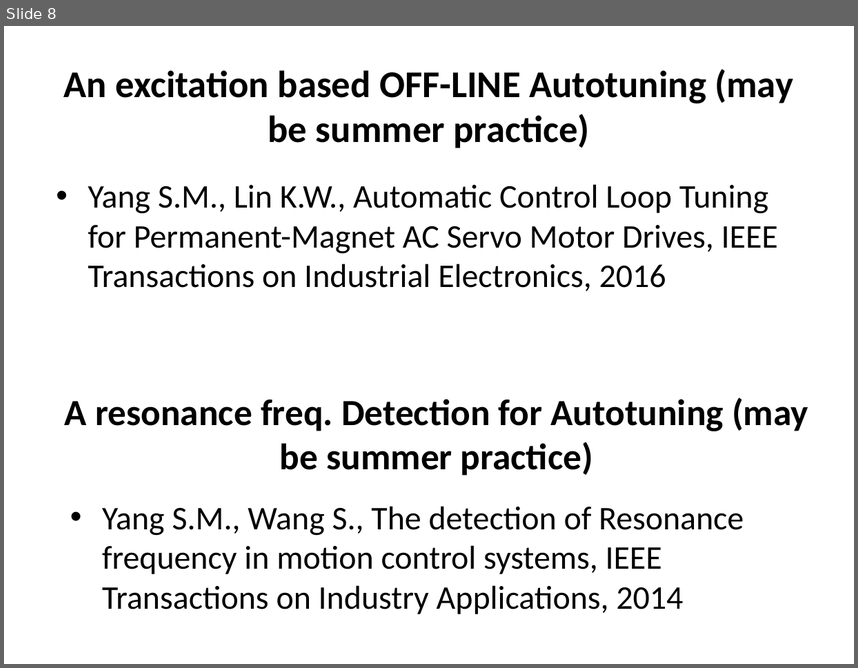
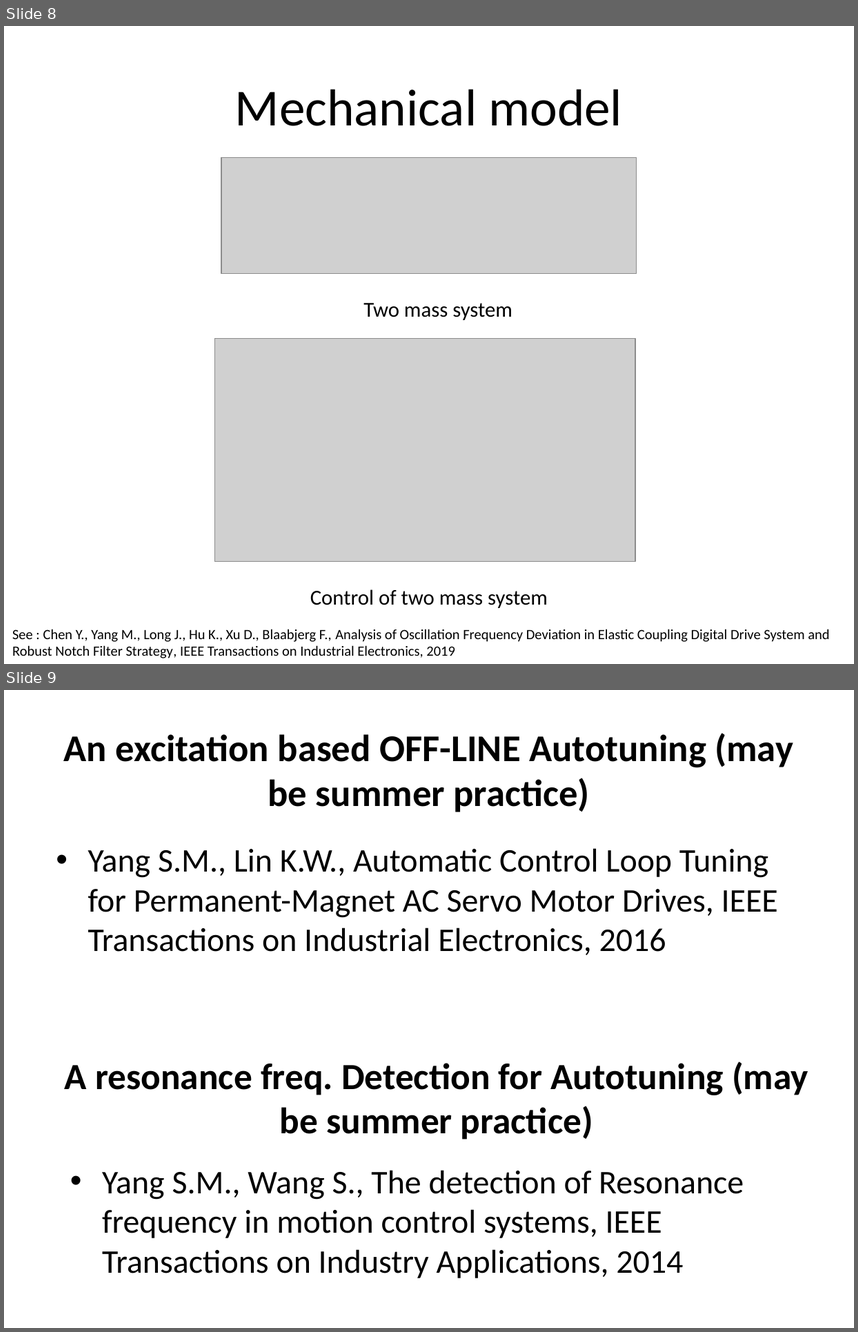
Before and after one commit to SerhatOzkucuk/PhD-Works, a slide deck: Parameter Estimation Works/Arçelik-Online meeting 20.03.2020.pptx. Shown one above the other, each under a label of ours: slide 8 before the commit, slides 8 and 9 after it. The pictures are 858x668 and 858x1332 pixels, drawn with LibreOffice and Linux fonts; fonts in the diff are those of the drawing; grey boxes stand for pictures. Boxes give left, top, right and bottom in pixels: in the first picture for what was removed or moved away, otherwise in the second. Text is boxed around its words. In the diff, an @@ line names an element or a change of style, - is before the commit and + after.

```diff
--- a/Parameter Estimation Works/Arçelik-Online meeting 20.03.2020.pptx
+++ b/Parameter Estimation Works/Arçelik-Online meeting 20.03.2020.pptx
@@ slide 8 added at <box>4,26,854,664</box>, background #FFFFFF @@
@@ title added at <box>235,89,622,126</box>, 44 pt, text #000000 @@
+Mechanical model
@@ picture added at <box>221,158,637,274</box> @@
@@ text added at <box>363,303,513,320</box>, 18 pt, text #000000 @@
+Two mass system
@@ picture added at <box>215,338,635,561</box> @@
@@ text added at <box>310,589,548,608</box>, 18 pt, text #000000 @@
+Control of two mass system
@@ text added at <box>12,628,829,658</box>, 12 pt, text #000000 @@
+See : Chen Y., Yang M., Long J., Hu K., Xu D., Blaabjerg F., Analysis of Oscillation Frequency Deviation in Elastic Coupling Digital Drive System and Robust Notch Filter Strategy, IEEE Transactions on Industrial Electronics, 2019
@@ what was slide 8 is now slide 9 @@
```
Also in this commit, not shown: 1 slide changed, 1 other slide added, 1 other file.
